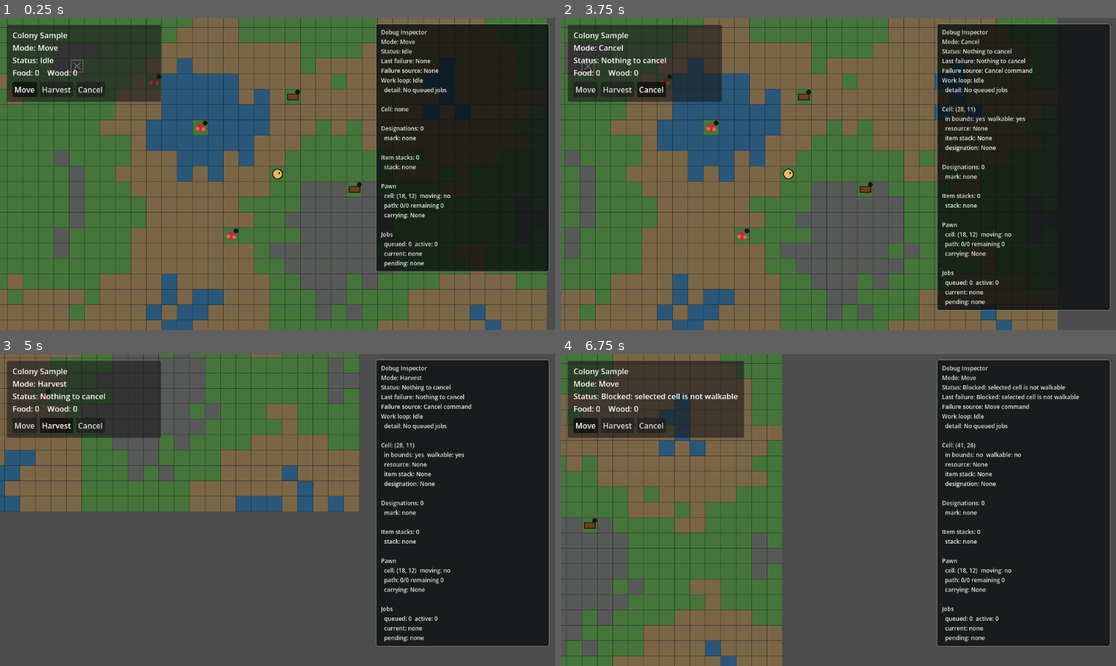
Above: before the commit, frames 1-4 (two rows, left to right).
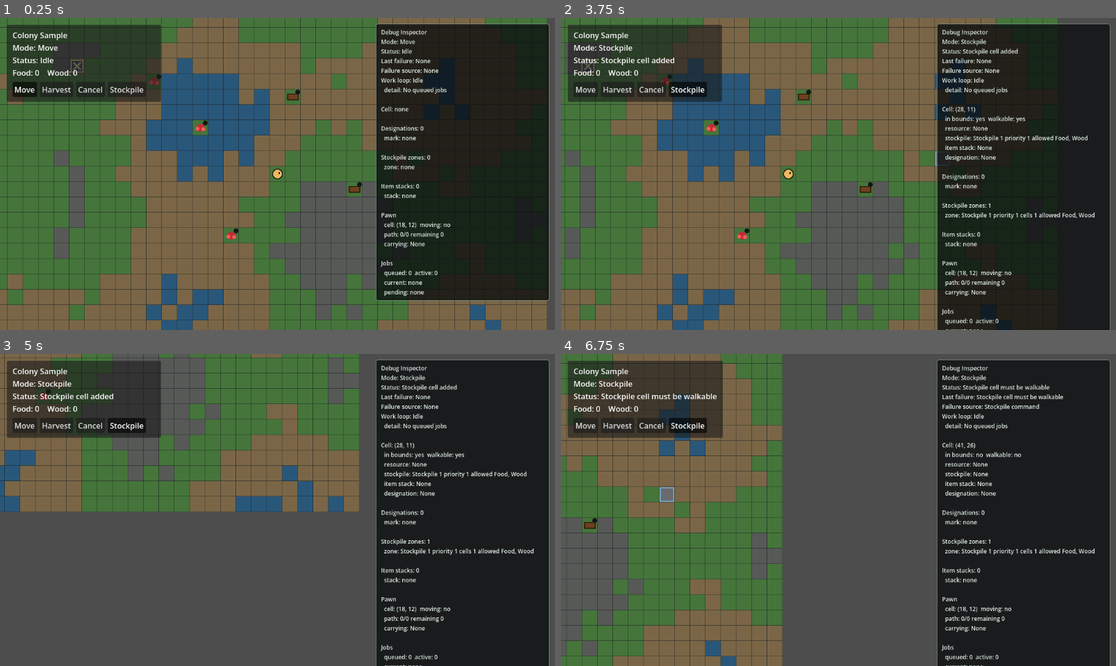
Above: after the commit, the same moments.

Repository: KUAKUAandFAFA/rimworld-like
Game: Godot game, scene res://scenes/main.tscn
The game is run twice, just before and just after one commit, with the same random seed, the same clock (stepped at 60 frames per second) and the same inputs.
Inputs (mouse positions are in pixels of both pictures, inside the frame that each line leads up to):
- Up to frame 1 (0.25 s): no input
- Up to frame 2 (3.75 s): click (688, 89) at 0.5 s, where only the run after the commit has a clickable "Stockpile"; click "Move" at 1.25 s; click "Harvest" at 2 s; click "Cancel" at 2.75 s; tap Enter at 3.5 s; move the mouse to (960, 158) at 3.52 s; hold D from 3.53 s (still down); tap 4 (command_mode_stockpile, bound only after the commit) at 3.6 s; click (960, 158) at 3.67 s
- Up to frame 3 (5 s): move the mouse to (166, 525) at 4.27 s; release D at 4.28 s; hold S from 4.28 s (still down); tap 2 (command_mode_harvest) at 4.35 s; tap 4 (command_mode_stockpile, bound only after the commit) at 4.55 s
- Up to frame 4 (6.75 s): move the mouse to (894, 441) at 5.02 s; release S at 5.03 s; hold D 5.03-5.78 s; tap 1 (command_mode_move) at 5.1 s; tap 4 (command_mode_stockpile, bound only after the commit) at 5.3, 5.85, 6.6 s; move the mouse to (810, 572) at 5.77 s; hold W 5.78-6.53 s; click (810, 572) at 5.92 s; move the mouse to (1005, 556) at 6.52 s; hold A from 6.53 s (still down)

The runs differ from the first frame. In frame 1, 4.0% of the frame differs, in the area x 19-99%, y 22-91%; in frame 2, 4.6%; in frame 3, 4.5%; in frame 4, 5.7%, in the area x 2-99%, y 2-100%.

Commit message:
G12 add stockpile zone core

Diff:
--- a/scenes/main.tscn
+++ b/scenes/main.tscn
@@ -13,11 +13,15 @@
 [ext_resource type="Script" path="res://scripts/app/command_mode_model.gd" id="11_command_mode"]
 [ext_resource type="Script" path="res://scripts/designations/designation_system.gd" id="12_designation_system"]
 [ext_resource type="Script" path="res://scripts/items/world_item_stack_system.gd" id="13_item_stacks"]
+[ext_resource type="Script" path="res://scripts/items/stockpile_zone_system.gd" id="14_stockpile_zones"]
 
 [node name="Main" type="Node2D" unique_id=1362121018]
 script = ExtResource("1_game_root")
 
 [node name="WorldGrid" parent="." unique_id=468506198 instance=ExtResource("2_world_grid")]
+
+[node name="StockpileZones" type="Node2D" parent="."]
+script = ExtResource("14_stockpile_zones")
 
 [node name="WorldItemStacks" type="Node2D" parent="."]
 script = ExtResource("13_item_stacks")
--- a/scenes/ui/colony_hud.tscn
+++ b/scenes/ui/colony_hud.tscn
@@ -51,3 +51,10 @@
 focus_mode = 0
 toggle_mode = true
 text = "Cancel"
+
+[node name="StockpileButton" type="Button" parent="Panel/Margin/VBox/CommandBar"]
+unique_name_in_owner = true
+layout_mode = 2
+focus_mode = 0
+toggle_mode = true
+text = "Stockpile"
--- a/scripts/app/command_mode_model.gd
+++ b/scripts/app/command_mode_model.gd
@@ -6,20 +6,23 @@
 const MODE_MOVE := "move"
 const MODE_HARVEST := "harvest"
 const MODE_CANCEL := "cancel"
+const MODE_STOCKPILE := "stockpile"
 
 const MODES := [
 	MODE_MOVE,
 	MODE_HARVEST,
 	MODE_CANCEL,
+	MODE_STOCKPILE,
 ]
 
 const MODE_LABELS := {
 	MODE_MOVE: "Move",
 	MODE_HARVEST: "Harvest",
 	MODE_CANCEL: "Cancel",
+	MODE_STOCKPILE: "Stockpile",
 }
 
-@export_enum("move", "harvest", "cancel") var default_mode := MODE_MOVE
+@export_enum("move", "harvest", "cancel", "stockpile") var default_mode := MODE_MOVE
 
 var _active_mode := MODE_MOVE
 
--- a/scripts/app/failure_feedback.gd
+++ b/scripts/app/failure_feedback.gd
@@ -5,6 +5,7 @@
 const SOURCE_MOVE_COMMAND := "Move command"
 const SOURCE_HARVEST_COMMAND := "Harvest command"
 const SOURCE_CANCEL_COMMAND := "Cancel command"
+const SOURCE_STOCKPILE_COMMAND := "Stockpile command"
 const SOURCE_JOB := "Job"
 const SOURCE_SYSTEM := "System"
 
@@ -21,5 +22,6 @@
 const NOTHING_TO_CANCEL := "Nothing to cancel"
 const PAWN_BUSY := "Pawn busy"
 const RESOURCE_GONE := "Resource gone before harvest"
+const STOCKPILE_CELL_NOT_WALKABLE := "Stockpile cell must be walkable"
 const UNKNOWN_COMMAND_MODE := "Unknown command mode"
 const UNSUPPORTED_JOB := "Unsupported job type"
--- a/scripts/app/game_root.gd
+++ b/scripts/app/game_root.gd
@@ -10,6 +10,7 @@
 @export var camera_speed := 520.0
 
 @onready var grid: WorldGrid = $WorldGrid
+@onready var stockpile_zones: StockpileZoneSystem = $StockpileZones
 @onready var designation_system: DesignationSystem = $DesignationSystem
 @onready var pawn: Pawn = $Pawn
 @onready var definition_registry: DefinitionRegistry = $DefinitionRegistry
@@ -38,6 +39,7 @@
 		definition_registry.load_all()
 	grid.configure_definitions(definition_registry)
 	grid.generate_map()
+	stockpile_zones.configure(grid.cell_size)
 	item_stacks.configure(grid.cell_size)
 	designation_system.configure(grid)
 	input_controller.configure(grid)
@@ -92,6 +94,8 @@
 		stockpile.stockpile_changed.connect(_on_stockpile_changed)
 	if not item_stacks.stacks_changed.is_connected(_on_item_stacks_changed):
 		item_stacks.stacks_changed.connect(_on_item_stacks_changed)
+	if not stockpile_zones.zones_changed.is_connected(_on_stockpile_zones_changed):
+		stockpile_zones.zones_changed.connect(_on_stockpile_zones_changed)
 
 
 func _register_initial_stockpile_items() -> void:
@@ -101,6 +105,8 @@
 	stockpile.register_item(wood_def)
 	item_stacks.register_item(food_def)
 	item_stacks.register_item(wood_def)
+	stockpile_zones.register_item(food_def)
+	stockpile_zones.register_item(wood_def)
 
 
 func _spawn_pawn() -> void:
@@ -121,6 +127,8 @@
 			_handle_harvest_command(target_cell)
 		CommandModeModel.MODE_CANCEL:
 			_handle_cancel_command(target_cell)
+		CommandModeModel.MODE_STOCKPILE:
+			_handle_stockpile_command(target_cell)
 		_:
 			_set_failure_status(FailureFeedback.UNKNOWN_COMMAND_MODE, FailureFeedback.SOURCE_COMMAND)
 
@@ -174,6 +182,19 @@
 	_clear_last_failure()
 	_set_status("Cancelled pending work")
 	_start_next_job_if_idle()
+
+
+func _handle_stockpile_command(target_cell: Vector2i) -> void:
+	if not grid.is_cell_walkable(target_cell):
+		_set_failure_status(FailureFeedback.STOCKPILE_CELL_NOT_WALKABLE, FailureFeedback.SOURCE_STOCKPILE_COMMAND)
+		return
+
+	var added := stockpile_zones.toggle_default_zone_cell(target_cell)
+	_clear_last_failure()
+	if added:
+		_set_status("Stockpile cell added")
+	else:
+		_set_status("Stockpile cell removed")
 
 
 func _queue_harvest_job_for_designation(designation: Designation) -> bool:
@@ -269,6 +290,10 @@
 
 func _on_item_stacks_changed(_snapshot: Dictionary) -> void:
 	_update_hud()
+	_update_debug_inspector()
+
+
+func _on_stockpile_zones_changed(_snapshot: Dictionary) -> void:
 	_update_debug_inspector()
 
 
@@ -357,6 +382,7 @@
 		"command_mode": command_mode_model.get_mode_label(),
 		"selected_cell": _selected_cell_debug_snapshot(),
 		"designations": designation_system.get_debug_snapshot(),
+		"stockpile_zones": stockpile_zones.get_debug_snapshot(),
 		"item_stacks": item_stacks.get_debug_snapshot(),
 		"pawn": pawn.get_debug_snapshot(),
 		"jobs": job_queue.get_debug_snapshot(),
@@ -383,6 +409,7 @@
 		"in_bounds": grid.is_cell_in_bounds(_selected_cell),
 		"walkable": grid.is_cell_walkable(_selected_cell),
 		"resource": _resource_debug_text(resource),
+		"stockpile_zone": stockpile_zones.get_cell_debug_text(_selected_cell),
 		"item_stack": item_stacks.get_cell_debug_text(_selected_cell),
 		"designation": _designation_debug_text(designation),
 	}
--- a/scripts/app/player_input_controller.gd
+++ b/scripts/app/player_input_controller.gd
@@ -9,6 +9,7 @@
 const ACTION_COMMAND_MOVE := "command_mode_move"
 const ACTION_COMMAND_HARVEST := "command_mode_harvest"
 const ACTION_COMMAND_CANCEL := "command_mode_cancel"
+const ACTION_COMMAND_STOCKPILE := "command_mode_stockpile"
 
 var grid: WorldGrid
 
@@ -17,6 +18,7 @@
 	_ensure_key_action(ACTION_COMMAND_MOVE, KEY_1)
 	_ensure_key_action(ACTION_COMMAND_HARVEST, KEY_2)
 	_ensure_key_action(ACTION_COMMAND_CANCEL, KEY_3)
+	_ensure_key_action(ACTION_COMMAND_STOCKPILE, KEY_4)
 
 
 func configure(new_grid: WorldGrid) -> void:
@@ -52,6 +54,10 @@
 		command_mode_requested.emit(CommandModeModel.MODE_CANCEL)
 		get_viewport().set_input_as_handled()
 		return
+	if event.is_action_pressed(ACTION_COMMAND_STOCKPILE):
+		command_mode_requested.emit(CommandModeModel.MODE_STOCKPILE)
+		get_viewport().set_input_as_handled()
+		return
 
 	if grid == null:
 		return
--- a/scripts/debug/debug_inspector.gd
+++ b/scripts/debug/debug_inspector.gd
@@ -2,7 +2,7 @@
 extends CanvasLayer
 
 const PANEL_WIDTH := 360.0
-const PANEL_HEIGHT := 430.0
+const PANEL_HEIGHT := 490.0
 const PANEL_MARGIN := 12.0
 
 @export var visible_by_default := true
@@ -99,6 +99,7 @@
 	_append_work_loop(lines)
 	_append_selected_cell(lines)
 	_append_designations(lines)
+	_append_stockpile_zones(lines)
 	_append_item_stacks(lines)
 	_append_pawn(lines)
 	_append_jobs(lines)
@@ -125,6 +126,7 @@
 		_yes_no(bool(selected.get("walkable", false))),
 	])
 	lines.append("  resource: %s" % String(selected.get("resource", "None")))
+	lines.append("  stockpile: %s" % String(selected.get("stockpile_zone", "None")))
 	lines.append("  item stack: %s" % String(selected.get("item_stack", "None")))
 	lines.append("  designation: %s" % String(selected.get("designation", "None")))
 
@@ -134,6 +136,13 @@
 	lines.append("")
 	lines.append("Designations: %d" % int(designations.get("count", 0)))
 	_append_named_lines(lines, "  mark", designations.get("designations", PackedStringArray()))
+
+
+func _append_stockpile_zones(lines: PackedStringArray) -> void:
+	var stockpile_zones: Dictionary = _snapshot.get("stockpile_zones", {})
+	lines.append("")
+	lines.append("Stockpile zones: %d" % int(stockpile_zones.get("count", 0)))
+	_append_named_lines(lines, "  zone", stockpile_zones.get("zones", PackedStringArray()))
 
 
 func _append_item_stacks(lines: PackedStringArray) -> void:
--- /dev/null
+++ b/scripts/items/stockpile_zone.gd
@@ -0,0 +1,109 @@
+class_name StockpileZone
+extends RefCounted
+
+var id := ""
+var display_name := ""
+var priority := 1
+var cells: Array[Vector2i] = []
+var allowed_item_ids := PackedStringArray()
+
+
+func _init(new_id: String = "", new_display_name: String = "", new_priority: int = 1) -> void:
+	id = new_id
+	display_name = new_display_name
+	priority = new_priority
+
+
+func add_cell(cell: Vector2i) -> bool:
+	if cells.has(cell):
+		return false
+
+	cells.append(cell)
+	return true
+
+
+func remove_cell(cell: Vector2i) -> bool:
+	if not cells.has(cell):
+		return false
+
+	cells.erase(cell)
+	return true
+
+
+func has_cell(cell: Vector2i) -> bool:
+	return cells.has(cell)
+
+
+func allow_item(item_id: String) -> bool:
+	if item_id == "" or allowed_item_ids.has(item_id):
+		return false
+
+	allowed_item_ids.append(item_id)
+	allowed_item_ids.sort()
+	return true
+
+
+func allows_item(item_def: ItemDef) -> bool:
+	if item_def == null:
+		return false
+
+	return allowed_item_ids.has(item_def.id)
+
+
+func cell_count() -> int:
+	return cells.size()
+
+
+func label() -> String:
+	if display_name != "":
+		return display_name
+
+	return id.capitalize()
+
+
+func debug_summary(item_labels: Dictionary = {}) -> String:
+	return "%s priority %d cells %d allowed %s" % [
+		label(),
+		priority,
+		cell_count(),
+		_allowed_items_debug_text(item_labels),
+	]
+
+
+func cell_debug_text(cell: Vector2i, item_labels: Dictionary = {}) -> String:
+	if not has_cell(cell):
+		return "None"
+
+	return "%s priority %d allowed %s" % [
+		label(),
+		priority,
+		_allowed_items_debug_text(item_labels),
+	]
+
+
+func to_save_dict() -> Dictionary:
+	var cell_data: Array[Dictionary] = []
+	for cell in cells:
+		cell_data.append({
+			"x": cell.x,
+			"y": cell.y,
+		})
+
+	return {
+		"id": id,
+		"display_name": display_name,
+		"priority": priority,
+		"cells": cell_data,
+		"allowed_item_ids": Array(allowed_item_ids),
+	}
+
+
+func _allowed_items_debug_text(item_labels: Dictionary) -> String:
+	if allowed_item_ids.is_empty():
+		return "none"
+
+	var labels := PackedStringArray()
+	for item_id in allowed_item_ids:
+		labels.append(String(item_labels.get(item_id, item_id.capitalize())))
+
+	return ", ".join(labels)
--- /dev/null
+++ b/scripts/items/stockpile_zone_system.gd
@@ -0,0 +1,153 @@
+class_name StockpileZoneSystem
+extends Node2D
+
+signal zones_changed(snapshot: Dictionary)
+
+const DEFAULT_ZONE_ID := "stockpile_1"
+const DEFAULT_ZONE_NAME := "Stockpile 1"
+const DEFAULT_PRIORITY := 1
+
+@export var cell_size := 32
+
+var _zones: Dictionary = {}
+var _cell_index: Dictionary = {}
+var _item_defs: Dictionary = {}
+
+
+func configure(new_cell_size: int) -> void:
+	cell_size = maxi(1, new_cell_size)
+	queue_redraw()
+
+
+func register_item(item_def: ItemDef) -> void:
+	if item_def == null or item_def.id == "":
+		return
+
+	_item_defs[item_def.id] = item_def
+	for zone in _sorted_zones():
+		zone.allow_item(item_def.id)
+
+	_emit_changed()
+
+
+func toggle_default_zone_cell(cell: Vector2i) -> bool:
+	var zone := ensure_default_zone()
+	var added := false
+	if zone.has_cell(cell):
+		zone.remove_cell(cell)
+		_cell_index.erase(cell)
+	else:
+		_remove_cell_from_existing_zone(cell)
+		zone.add_cell(cell)
+		_cell_index[cell] = zone.id
+		added = true
+
+	_emit_changed()
+	return added
+
+
+func ensure_default_zone() -> StockpileZone:
+	var zone := get_zone(DEFAULT_ZONE_ID)
+	if zone != null:
+		return zone
+
+	zone = StockpileZone.new(DEFAULT_ZONE_ID, DEFAULT_ZONE_NAME, DEFAULT_PRIORITY)
+	_allow_registered_items(zone)
+	_zones[zone.id] = zone
+	_emit_changed()
+	return zone
+
+
+func get_zone(zone_id: String) -> StockpileZone:
+	return _zones.get(zone_id, null) as StockpileZone
+
+
+func get_zone_at(cell: Vector2i) -> StockpileZone:
+	var zone_id := String(_cell_index.get(cell, ""))
+	if zone_id == "":
+		return null
+
+	return get_zone(zone_id)
+
+
+func get_cell_debug_text(cell: Vector2i) -> String:
+	var zone := get_zone_at(cell)
+	if zone == null:
+		return "None"
+
+	return zone.cell_debug_text(cell, _item_labels())
+
+
+func get_debug_snapshot() -> Dictionary:
+	return {
+		"count": _zones.size(),
+		"zones": _zone_debug_lines(),
+		"save_data": to_save_data(),
+	}
+
+
+func to_save_data() -> Array[Dictionary]:
+	var save_data: Array[Dictionary] = []
+	for zone in _sorted_zones():
+		save_data.append(zone.to_save_dict())
+
+	return save_data
+
+
+func _remove_cell_from_existing_zone(cell: Vector2i) -> void:
+	var existing_zone := get_zone_at(cell)
+	if existing_zone != null:
+		existing_zone.remove_cell(cell)
+
+	_cell_index.erase(cell)
+
+
+func _allow_registered_items(zone: StockpileZone) -> void:
+	for raw_item_id in _item_defs.keys():
+		zone.allow_item(String(raw_item_id))
+
+
+func _zone_debug_lines() -> PackedStringArray:
+	var lines := PackedStringArray()
+	for zone in _sorted_zones():
+		lines.append(zone.debug_summary(_item_labels()))
+
+	return lines
+
+
+func _sorted_zones() -> Array[StockpileZone]:
+	var zones: Array[StockpileZone] = []
+	var zone_ids := PackedStringArray()
+	for raw_zone_id in _zones.keys():
+		zone_ids.append(String(raw_zone_id))
+
+	zone_ids.sort()
+	for zone_id in zone_ids:
+		var zone := get_zone(zone_id)
+		if zone != null:
+			zones.append(zone)
+
+	return zones
+
+
+func _item_labels() -> Dictionary:
+	var labels := {}
+	for raw_item_id in _item_defs.keys():
+		var item_id := String(raw_item_id)
+		var item_def := _item_defs[item_id] as ItemDef
+		labels[item_id] = item_def.label() if item_def != null else item_id.capitalize()
+
+	return labels
+
+
+func _emit_changed() -> void:
+	zones_changed.emit(get_debug_snapshot())
+	queue_redraw()
+
+
+func _draw() -> void:
+	for zone in _sorted_zones():
+		for cell in zone.cells:
+			var rect := Rect2(Vector2(cell.x * cell_size, cell.y * cell_size), Vector2(cell_size, cell_size))
+			draw_rect(rect.grow(-2.0), Color(0.20, 0.48, 0.88, 0.24))
+			draw_rect(rect.grow(-2.0), Color(0.45, 0.78, 1.0, 0.8), false, 2.0)
--- a/scripts/ui/colony_hud.gd
+++ b/scripts/ui/colony_hud.gd
@@ -7,6 +7,7 @@
 @onready var _move_button: Button = %MoveButton
 @onready var _harvest_button: Button = %HarvestButton
 @onready var _cancel_button: Button = %CancelButton
+@onready var _stockpile_button: Button = %StockpileButton
 
 var _status_text := "Idle"
 var _command_mode_label := "Move"
@@ -20,6 +21,7 @@
 		CommandModeModel.MODE_MOVE: _move_button,
 		CommandModeModel.MODE_HARVEST: _harvest_button,
 		CommandModeModel.MODE_CANCEL: _cancel_button,
+		CommandModeModel.MODE_STOCKPILE: _stockpile_button,
 	}
 	_connect_command_buttons()
 	_refresh()
@@ -78,6 +80,7 @@
 	_connect_mode_button(_move_button, CommandModeModel.MODE_MOVE)
 	_connect_mode_button(_harvest_button, CommandModeModel.MODE_HARVEST)
 	_connect_mode_button(_cancel_button, CommandModeModel.MODE_CANCEL)
+	_connect_mode_button(_stockpile_button, CommandModeModel.MODE_STOCKPILE)
 
 
 func _connect_mode_button(button: Button, mode: String) -> void:
Not shown: 1 places in scenes/main.tscn that only renumber resources
